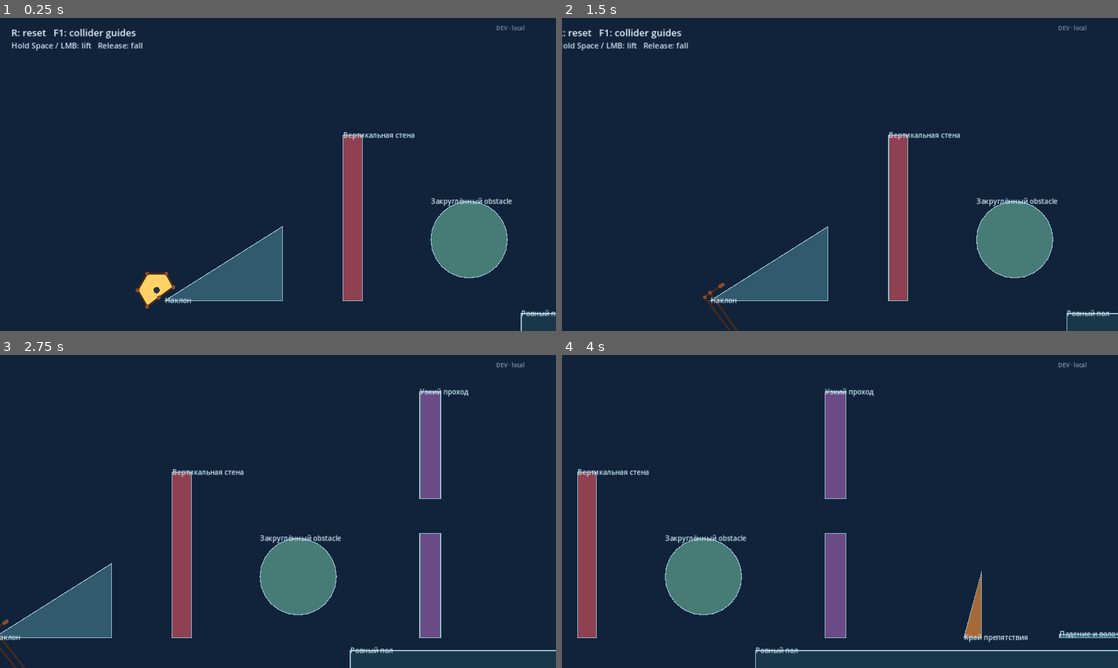
Above: before the commit, frames 1-4 (two rows, left to right).
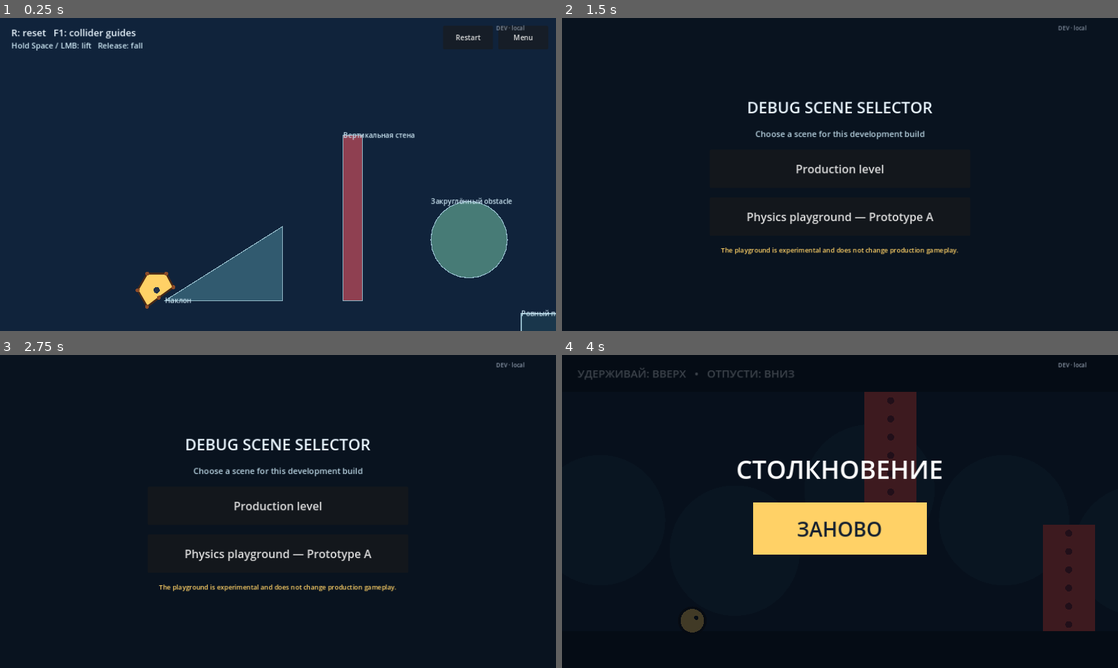
Above: after the commit, the same moments.

Repository: ted7007/test-ai-game
Game: Godot game, scene res://experiments/physics_playground/physics_playground.tscn
The game is run twice, just before and just after one commit, with the same random seed, the same clock (stepped at 60 frames per second) and the same inputs. This scene is started directly instead of the project's main scene.
Inputs (mouse positions are in pixels of both pictures, inside the frame that each line leads up to):
- Up to frame 1 (0.25 s): no input
- Up to frame 2 (1.5 s): click (1029, 36) at 0.5 s, where only the run after the commit has a clickable "Restart"; click (1084, 36) at 1.25 s, where only the run after the commit has a clickable "Menu"
- Up to frame 3 (2.75 s): click "DEV · local" at 2 s
- Up to frame 4 (4 s): click (840, 505) at 2.75 s, where only the run after the commit has a clickable "Production level"; click "DEV · local" at 3.5 s

The runs differ from the first frame. In frame 1, 0.1% of the frame differs, in the area x 82-96%, y 5-8%; in frame 2, 100%; in frame 3, 100%, in the area x 0-100%, y 0-100%; in frame 4, 99%.
Error in both runs: Invalid assignment of property or key 'max_length' with value of type 'float' on a base object of type 'DampedSpringJoint2D'. (res://experiments/physics_playgr…

Commit message:
Fix mobile playground controls

Diff:
--- a/experiments/physics_playground/physics_playground.gd
+++ b/experiments/physics_playground/physics_playground.gd
@@ -12,19 +12,49 @@
 
 func _ready() -> void:
 	_build_course()
+	_build_mobile_controls()
 	queue_redraw()
 
 func _physics_process(_delta: float) -> void:
+	if blob.get_center_position().y > 820.0:
+		blob.reset_to_start()
 	camera.global_position = Vector2(clampf(blob.get_center_position().x, 640.0, WORLD_WIDTH - 640.0), 360.0)
 	queue_redraw()
 
 func _unhandled_input(event: InputEvent) -> void:
+	if event is InputEventScreenTouch:
+		blob.set_touch_lift(event.pressed)
 	if event is InputEventKey and event.pressed and not event.echo:
 		if event.keycode == KEY_R:
 			blob.reset_to_start()
 		elif event.keycode == KEY_F1:
 			show_collider_guides = not show_collider_guides
 			queue_redraw()
+		elif event.keycode == KEY_ESCAPE:
+			get_tree().change_scene_to_file("res://debug_launcher.tscn")
+
+func _build_mobile_controls() -> void:
+	var layer := CanvasLayer.new()
+	add_child(layer)
+	var controls := HBoxContainer.new()
+	controls.set_anchors_preset(Control.PRESET_TOP_RIGHT)
+	controls.position = Vector2(-260, 18)
+	controls.size = Vector2(242, 54)
+	controls.add_theme_constant_override("separation", 12)
+	layer.add_child(controls)
+	var restart := Button.new()
+	restart.text = "Restart"
+	restart.custom_minimum_size = Vector2(115, 54)
+	restart.pressed.connect(blob.reset_to_start)
+	controls.add_child(restart)
+	var menu := Button.new()
+	menu.text = "Menu"
+	menu.custom_minimum_size = Vector2(115, 54)
+	menu.pressed.connect(_return_to_menu)
+	controls.add_child(menu)
+
+func _return_to_menu() -> void:
+	get_tree().change_scene_to_file("res://debug_launcher.tscn")
 
 func _build_course() -> void:
 	_add_rect("Floor", Rect2(1200, FLOOR_Y + 30, WORLD_WIDTH, 60), Color("19364b"), "Ровный пол")
--- a/experiments/physics_playground/prototype_a_blob.gd
+++ b/experiments/physics_playground/prototype_a_blob.gd
@@ -31,6 +31,7 @@
 var outer_bodies: Array[RigidBody2D] = []
 var start_position := Vector2.ZERO
 var _outline := PackedVector2Array()
+var _touch_lift := false
 
 func _ready() -> void:
 	start_position = global_position
@@ -38,17 +39,21 @@
 	queue_redraw()
 
 func _physics_process(_delta: float) -> void:
-	var lift := Input.is_action_pressed("fly")
+	var lift := _touch_lift or Input.is_action_pressed("fly")
 	for body in outer_bodies:
 		_apply_control(body, lift)
 	_apply_control(center_body, lift)
 	queue_redraw()
+
+func set_touch_lift(pressed: bool) -> void:
+	_touch_lift = pressed
 
 func reset_to_start() -> void:
 	global_position = start_position
 	center_body.global_position = start_position
 	center_body.linear_velocity = Vector2.ZERO
 	center_body.angular_velocity = 0.0
+	_touch_lift = false
 	for i in outer_bodies.size():
 		var angle := TAU * float(i) / float(outer_bodies.size())
 		var body := outer_bodies[i]
